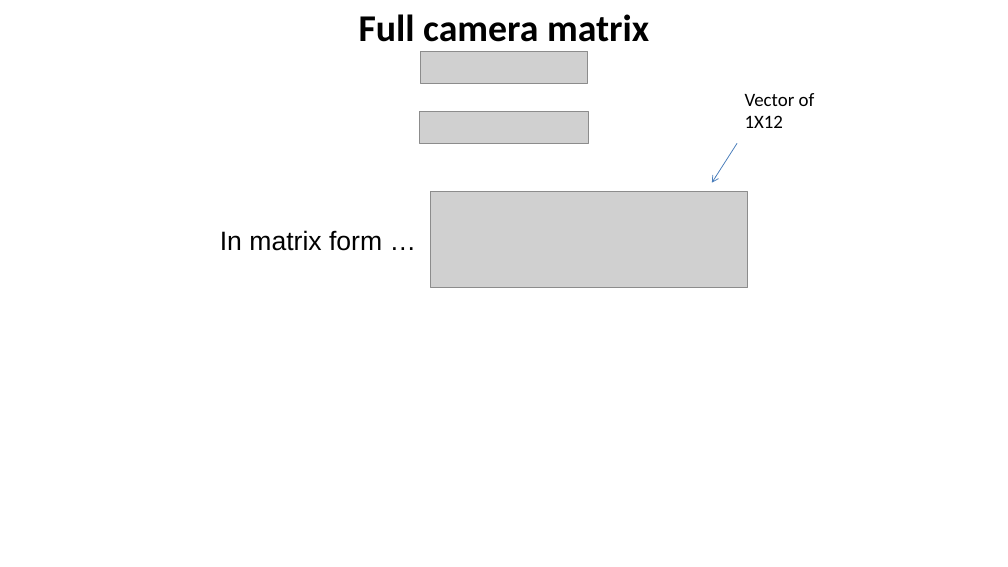
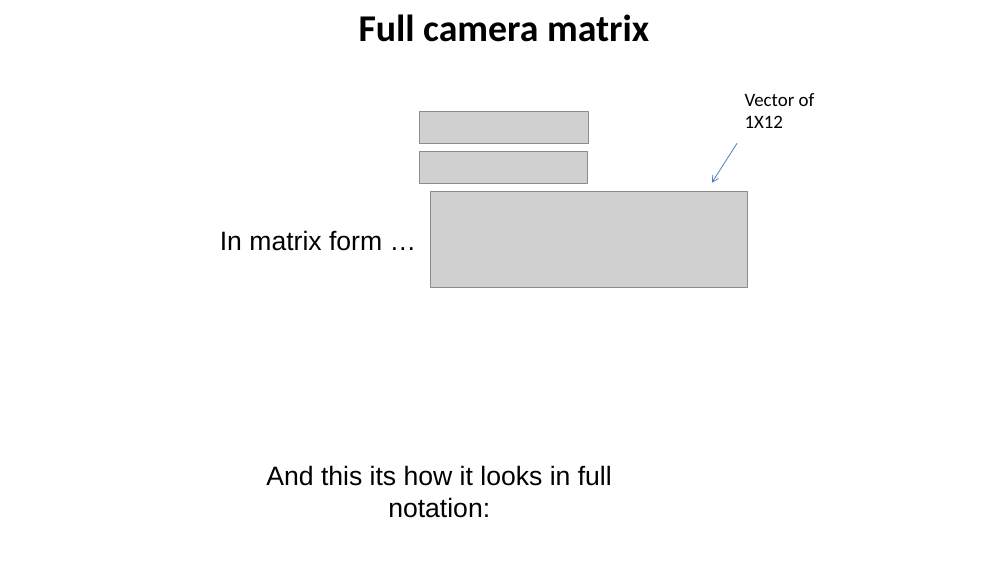
Before and after one commit to YoniChechik/AI_is_Math, a slide deck: slide 35 of c_07_camera_calibration/camera_calibration.pptx (slide 33 before the commit). Drawn at 1008x567 pixels with LibreOffice and Linux fonts; fonts in the diff are those of the drawing; grey boxes stand for pictures. Boxes give left, top, right and bottom in pixels: in the first picture for what was removed or moved away, otherwise in the second. Text is boxed around its words. In the diff, an @@ line names an element or a change of style, - is before the commit and + after.

```diff
--- a/c_07_camera_calibration/camera_calibration.pptx
+++ b/c_07_camera_calibration/camera_calibration.pptx
@@ picture: place and size @@
-picture at (420, 51, 588, 83)
+picture at (420, 152, 588, 184)
@@ text added at (266, 465, 612, 518), 25.3 pt, text #000000 @@
+And this its how it looks in full notation:
```
Also in this commit, not shown: 13 other slides changed, 6 slides added, 3 slides removed, 12 other files.
